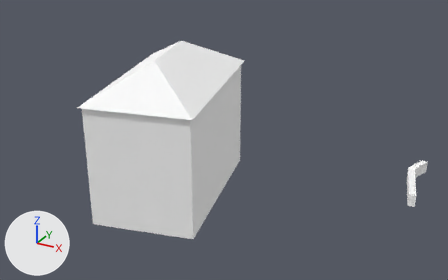
Two versions of the glTF model cities/arlov-borggatan/pack/tiles/c-5_2.glb, one commit apart.
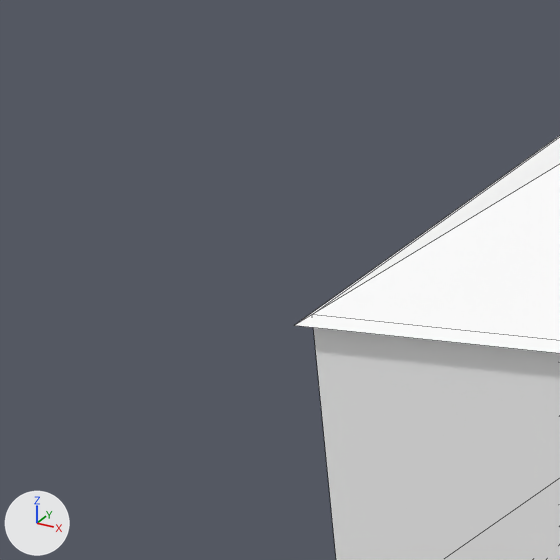
Each version is shown whole from a 50 mm camera at (-228.1, 79.1, 38.7) aimed at (-261.5, 139.8, 8.3), then close up on the part from 0% to 33% of the width and 8% to 60% of the height. The axes (+X, +Y, +Z) are drawn at lower left. The lights are the same throughout. The first two pictures are the older version. The close-ups show mesh edges as thin lines. Where no turn or scale is listed for an object, it has been applied to the vertices.

Objects in the first close-up: 'SM_Building_w208682107'.
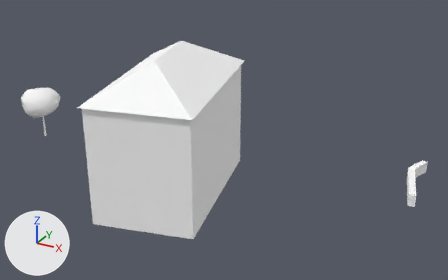
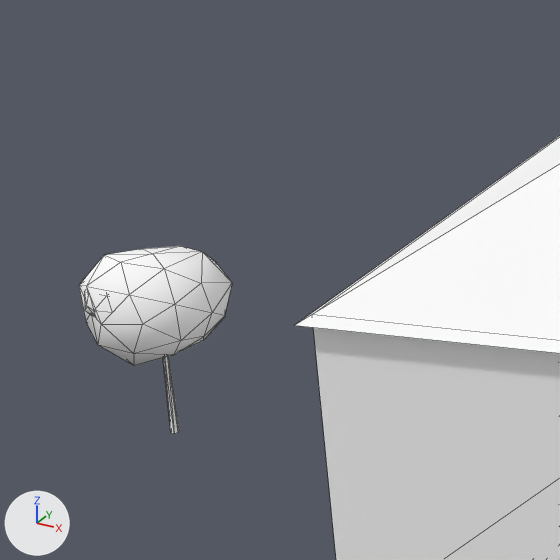
The newer file is also turned or shifted as a whole; pictures and numbers use the older file's frame.

Pixel boxes (x1, y1, x2, y2) of what changed, in the close-ups (560 x 560 px):
'SM_Trees_-5_2', added: after (79, 246, 232, 434)
    faces in mat_m_leaf (white #ffffff): (79, 246, 232, 366)
    faces in mat_m_bark_wood (white #ffffff): (163, 356, 179, 434)

Edits to the bpy script that builds the scene:
```text
Add mat_m_leaf:
    mat_m_leaf = principled_material('M_Leaf')
    mat_m_leaf.base_color = (1.0, 1.0, 1.0)  # white #ffffff
    mat_m_leaf.roughness = 0.902
Add mat_m_bark_wood:
    mat_m_bark_wood = principled_material('M_Bark_Wood')
    mat_m_bark_wood.base_color = (1.0, 1.0, 1.0)  # white #ffffff
    mat_m_bark_wood.roughness = 0.953
Add me_sm_trees__5_2:
    me_sm_trees__5_2.from_pydata(...)  # 138 vertices, 252 faces; spans x -2.69..2.69, y -2.88..2.88, z -3.66..3.66
    # faces by material slot: [12, 240]
    me_sm_trees__5_2.materials.append(mat_m_bark_wood)  # white #ffffff
    me_sm_trees__5_2.materials.append(mat_m_leaf)  # white #ffffff
Add ob_sm_trees__5_2:
    ob_sm_trees__5_2 = bpy.data.objects.new('SM_Trees_-5_2', me_sm_trees__5_2)
    ob_sm_trees__5_2.location = (-291.43, 139.85, 6.29)
```
